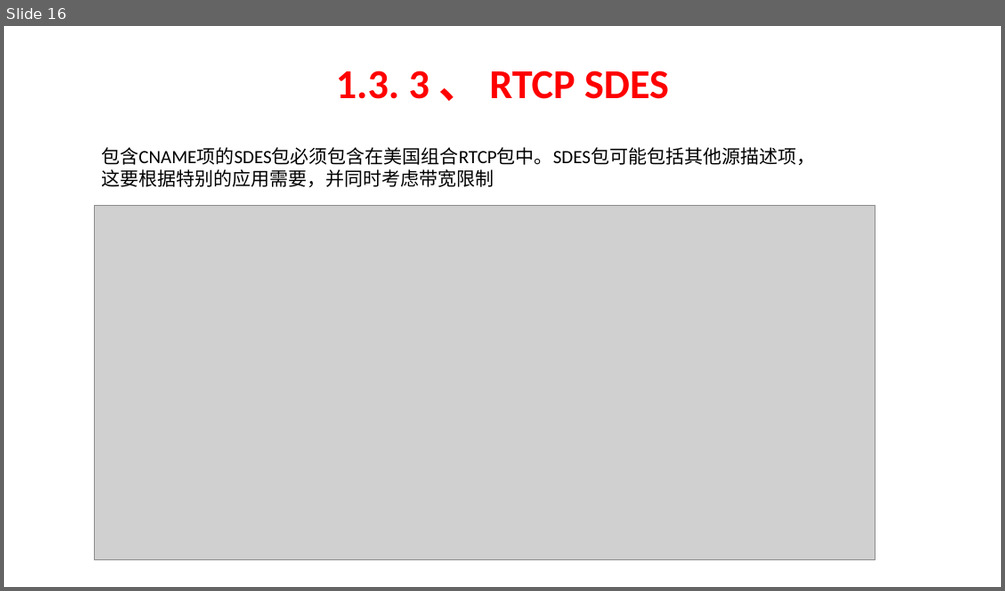
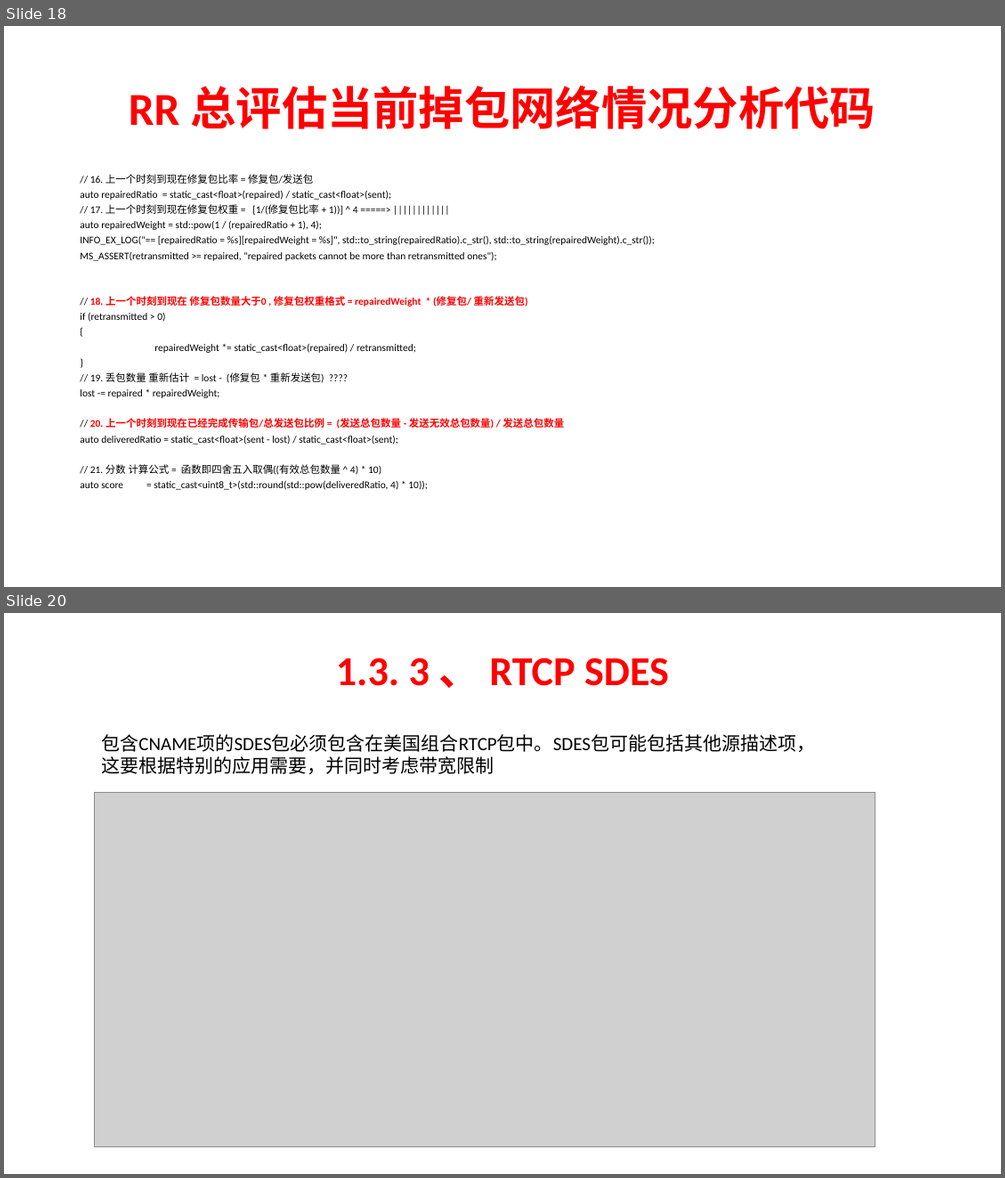
Before and after one commit to chensongpoixs/crtc_doc, a slide deck: WebRTC服务质量(Qos)/3、RTCP协议.pptx. Shown one above the other, each under a label of ours: slide 16 before the commit, slides 18 and 20 after it; the slides between them are not shown. The pictures are 1005x591 and 1005x1178 pixels, drawn with LibreOffice and Linux fonts; fonts in the diff are those of the drawing; grey boxes stand for pictures. Boxes give left, top, right and bottom in pixels: in the first picture for what was removed or moved away, otherwise in the second. Text is boxed around its words. In the diff, an @@ line names an element or a change of style, - is before the commit and + after.

Commit message:
[RR 算法分析]

```diff
--- a/WebRTC服务质量(Qos)/3、RTCP协议.pptx
+++ b/WebRTC服务质量(Qos)/3、RTCP协议.pptx
@@ slide 18 added at (4, 26, 1001, 587), background #FFFFFF @@
@@ title added at (129, 86, 875, 129), 44 pt, text #FF0000, bold @@
+RR 总评估当前掉包网络情况分析代码
@@ text added at (80, 174, 655, 490), 9.8 pt, text #000000 @@
+// 16. 上一个时刻到现在修复包比率 = 修复包/发送包
+auto repairedRatio = static_cast<float>(repaired) / static_cast<float>(sent);
+// 17. 上一个时刻到现在修复包权重 = [1/(修复包比率 + 1))] ^ 4 =====> ||||||||||||
+auto repairedWeight = std::pow(1 / (repairedRatio + 1), 4);
+INFO_EX_LOG("== [repairedRatio = %s][repairedWeight = %s]", std::to_string(repairedRatio).c_str(), std::to_string(repairedWeight).c_str());
+MS_ASSERT(retransmitted >= repaired, "repaired packets cannot be more than retransmitted ones");
+// 18. 上一个时刻到现在 修复包数量大于0 , 修复包权重格式 = repairedWeight * (修复包/ 重新发送包)
+if (retransmitted > 0)
+{
+repairedWeight *= static_cast<float>(repaired) / retransmitted;
+}
+// 19. 丢包数量 重新估计 = lost - (修复包 * 重新发送包) ????
+lost -= repaired * repairedWeight;
+// 20. 上一个时刻到现在已经完成传输包/总发送包比例 = (发送总包数量 - 发送无效总包数量) / 发送总包数量
+auto deliveredRatio = static_cast<float>(sent - lost) / static_cast<float>(sent);
+// 21. 分数 计算公式 = 函数即四舍五入取偶((有效总包数量 ^ 4) * 10)
+auto score = static_cast<uint8_t>(std::round(std::pow(deliveredRatio, 4) * 10));
@@ what was slide 16 is now slide 20 @@
```
Also in this commit, not shown: 3 other slides added.
